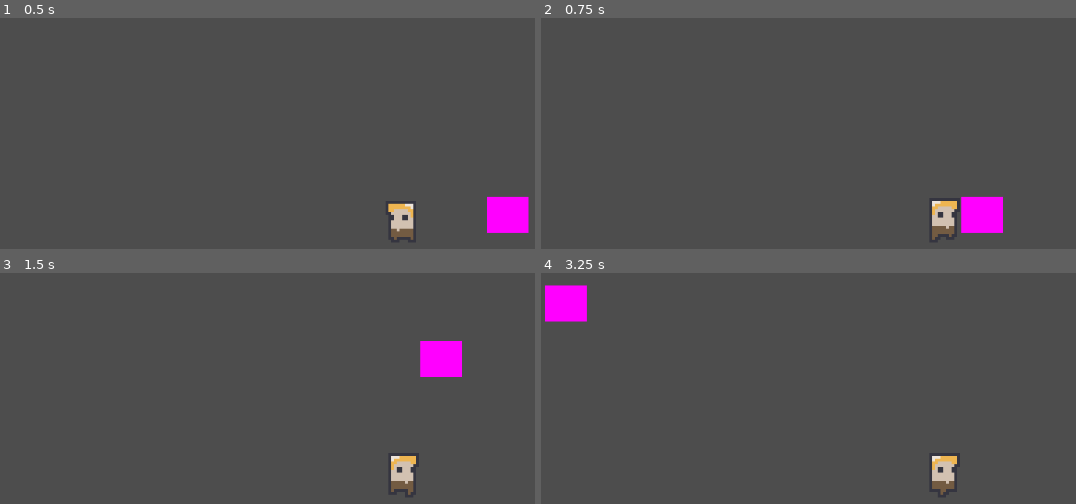
Above: before the commit, frames 1-4 (two rows, left to right).
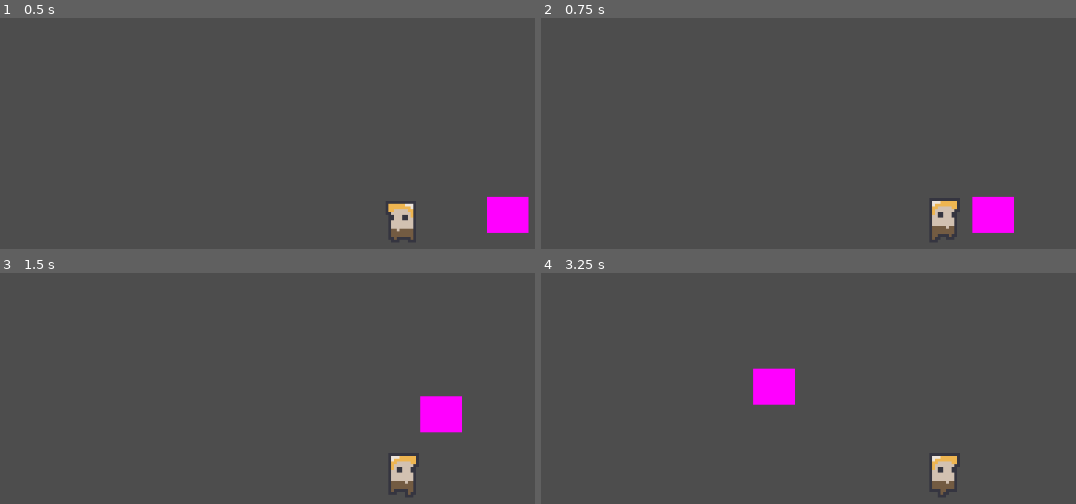
Above: after the commit, the same moments.

Repository: qmarsala/DeliciousDungeon
Game: Godot game, scene res://scenes/game.tscn
Same seed, same stepped clock (60 frames per second), same inputs: the game is played once before the commit and once after it.
Inputs:
- Up to frame 1 (0.5 s): no input
- Up to frame 2 (0.75 s): hold D (move_east) from 0.53 s (still down)
- Up to frame 3 (1.5 s): tap Enter at 1.25 s; release D (move_east) at 1.28 s; hold S (move_south) from 1.28 s (still down)
- Up to frame 4 (3.25 s): release S (move_south) at 2.03 s; hold D (move_east) 2.03-2.78 s; tap Space at 2.75 s; hold W (move_north) from 2.78 s (still down)

Frame 1 is identical in both runs. In frame 2, 0.7% of the frame differs, in the area x 78-89%, y 77-94%; in frame 3, 2.5%; in frame 4, 2.5%, in the area x 0-48%, y 5-58%.

Commit message:
diagnol movement

Diff:
--- a/src/assets/scripts/player.gd
+++ b/src/assets/scripts/player.gd
@@ -1,24 +1,32 @@
 extends CharacterBody2D
 
-const SPEED = 200.0
+const SPEED = 100.0
 
 @onready var character_sprite: AnimatedSprite2D = $CharacterSprite
 
 func _physics_process(delta: float) -> void:
+	var xDirection = get_x_input()
+	var yDirection = get_y_input()
+	velocity = calc_player_velocity(xDirection, yDirection)
+	play_animation(xDirection, yDirection)
+	move_and_slide()
+
+func get_x_input():
 	var xDirection := Input.get_axis("move_west", "move_east")
 	if xDirection:
-		velocity.x = xDirection * SPEED
+		return xDirection
 	else:
-		velocity.x = move_toward(velocity.x, 0, SPEED)
+		return move_toward(velocity.x, 0, SPEED)
 
-	var yDirection := Input.get_axis("move_north", "move_south")
+func get_y_input():
+	var yDirection = Input.get_axis("move_north", "move_south")
 	if yDirection:
-		velocity.y = yDirection * SPEED
+		return yDirection
 	else:
-		velocity.y = move_toward(velocity.y, 0, SPEED)
+		return move_toward(velocity.y, 0, SPEED)
 
-	play_animation(xDirection, yDirection)
-	move_and_slide()
+func calc_player_velocity(xDirection, yDirection):
+	return Vector2(xDirection, yDirection).normalized() * SPEED
 
 func play_animation(xDirection, yDirection):
 	if xDirection == 0 and yDirection == 0:
